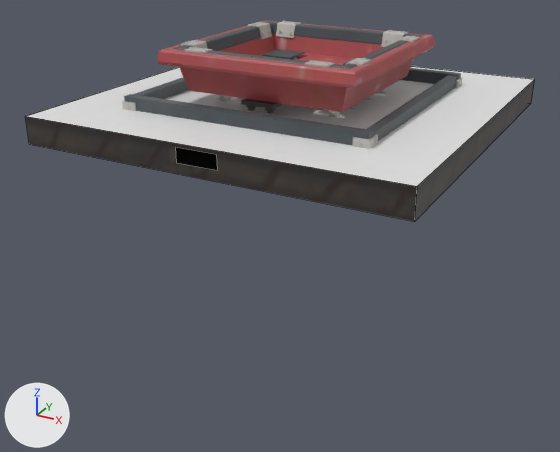
A saved change to the Blender file models/editor/retro/floor_button/cube_button.blend.
Before and after are seen from a 50 mm camera at (104.3, -203.3, 65.7) aimed at (-3.2, -8.0, -32.0). The axes (+X, +Y, +Z) are drawn at lower left. The lights are the same throughout. Mesh edges are drawn as thin lines on the coarser meshes.

The first picture shows 'base_50s', 'cube_button_ref'.
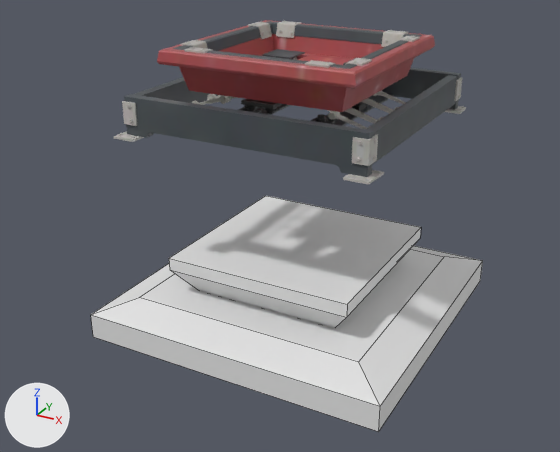
Pixel boxes [x1, y1, x2, y2] of what changed, in the pictures (560 x 452 px; the box of a moved part takes in the faces that stretch with it):
'selection_50s', added
    after: [91, 196, 483, 432]
'base_50s', hidden
    before: [25, 66, 535, 222]
part 1 of me_plane, rebuilt (not visible afterwards)
    before: [25, 79, 535, 222]
part 2 of me_plane, deleted
    before: [27, 66, 534, 186]
part 3 of me_plane, moved or reshaped (not visible afterwards)
    before: [175, 144, 234, 170]

The edits, one by one:
me_plane is used by ob_base_50s; location (0.0, 0.0, 0.0).
Verts and faces of me_plane; kept vertices keep their numbers, new ones are numbered from 20.
Before the commit, vertices of me_plane: 13 (6.0, -56.0, 7.0) at pixel (216, 154), 15 (-6.0, -56.0, 7.0) at pixel (175, 147), 17 (-6.0, -56.0, 3.0) at pixel (176, 162), 19 (6.0, -56.0, 3.0) at pixel (217, 170).
me_plane had 20 vertices, 11 faces and spanned x -56.0..56.0, y -56.0..56.0, z 0.0..8.0.
me_plane now has 16 vertices, 11 faces and spans x -48.0..48.0, y -48.0..48.0, z 0.0..8.0.
me_plane part 1: the loose piece of 8 vertices spanning x -56.0..56.0, y -56.0..56.0, z 0.0..8.0 is rebuilt with 8 vertices and now spans x -48.0..48.0, y -48.0..48.0, z 0.0..8.0.
me_plane part 2: the loose piece of 4 vertices spanning x -56.0..56.0, y -56.0..56.0, z 8.0 is deleted.
Part 3, on me_plane:
Vertices 13, 15, 17, 19 move by (0.0, 8.0, 0.0).
Mesh me_cube_001 is new.
It has 24 vertices, 20 faces and spans x -48.0..48.0, y -48.0..48.0, z -72.0..-48.0.
Object 'base_50s' (ob_base_50s) is now hidden.
Object 'selection_50s' (ob_selection_50s) is new; it shows me_cube_001.
Its location is (0.0, 0.0, 8.0).
